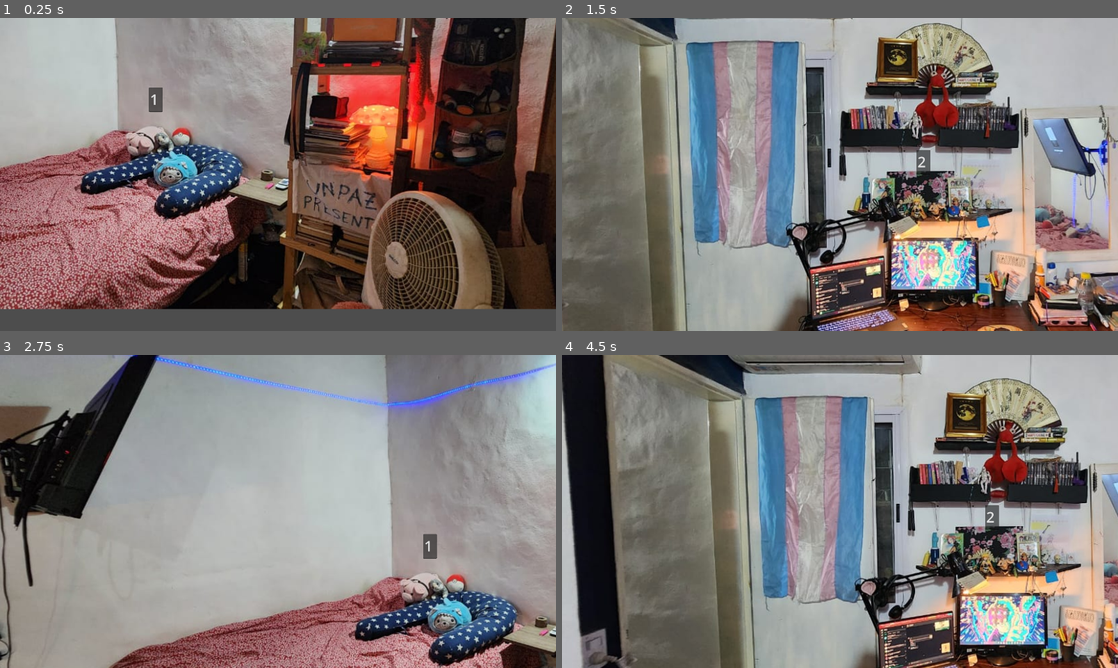
Above: before the commit, frames 1-4 (two rows, left to right).
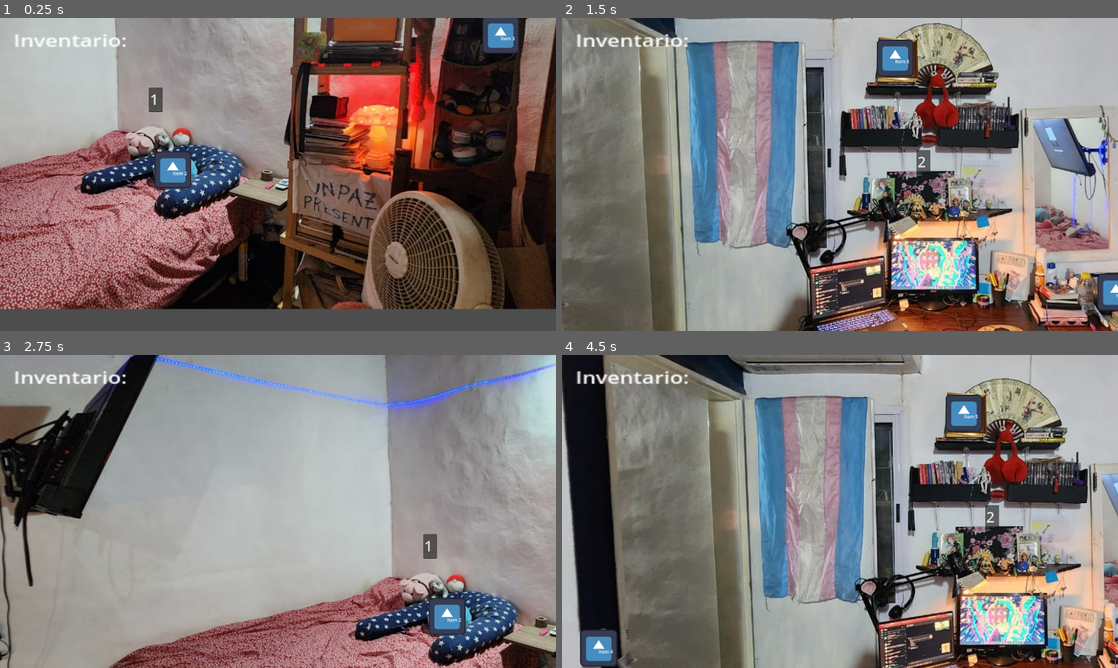
Above: after the commit, the same moments.

Repository: EmilSolV/EL-FAMILIAR
Game: Godot game, scene res://Scenes/main.tscn
Same seed, same stepped clock (60 frames per second), same inputs: the game is played once before the commit and once after it. The project has no main scene, so this scene is started directly. The engine's default icon, where the game draws it, is replaced by a stand-in: a white triangle on a blue panel in a dark square.
Inputs (mouse positions are in pixels of both pictures, inside the frame that each line leads up to):
- Up to frame 1 (0.25 s): no input
- Up to frame 2 (1.5 s): move the mouse to (595, 36) at 0.52 s; hold Right (ui_right) 0.53-1.28 s; click (595, 36) at 0.67 s; move the mouse to (728, 190) at 1.27 s; hold Down (ui_down) from 1.28 s (still down); click (728, 190) at 1.42 s
- Up to frame 3 (2.75 s): move the mouse to (333, 442) at 2.02 s; release Down (ui_down) at 2.03 s; hold Right (ui_right) from 2.03 s (still down); click (333, 442) at 2.17 s
- Up to frame 4 (4.5 s): tap Enter at 2.75, 4.25 s; move the mouse to (812, 574) at 2.77 s; release Right (ui_right) at 2.78 s; hold Up (ui_up) 2.78-3.53 s; click (812, 574) at 2.92 s; tap Space at 3.5 s; move the mouse to (1006, 558) at 3.52 s; hold Left (ui_left) from 3.53 s (still down); click (1006, 558) at 3.67 s; move the mouse to (673, 464) at 4.27 s; click (673, 464) at 4.42 s

The runs differ from the first frame. In frame 1, 1.8% of the frame differs, in the area x 2-94%, y 0-55%; in frame 2, 1.6%; in frame 3, 1.1%; in frame 4, 1.9%, in the area x 2-76%, y 5-100%.

Commit message:
Lógica inicial de inventario

Diff:
--- /dev/null
+++ b/Scenes/Item.tscn
@@ -0,0 +1,21 @@
+[gd_scene load_steps=4 format=3 uid="uid://bboya8r52ilie"]
+
+[ext_resource type="Script" uid="uid://bf7h5myeavyh2" path="res://Scripts/item.gd" id="1_2oiv6"]
+[ext_resource type="Texture2D" uid="uid://byo6xyet6yfy3" path="res://icon.svg" id="1_3r01x"]
+
+[sub_resource type="CapsuleShape2D" id="CapsuleShape2D_2oiv6"]
+radius = 74.0
+height = 168.0
+
+[node name="Item" type="Area2D"]
+script = ExtResource("1_2oiv6")
+
+[node name="CollisionShape2D" type="CollisionShape2D" parent="."]
+shape = SubResource("CapsuleShape2D_2oiv6")
+
+[node name="Sprite2D" type="Sprite2D" parent="."]
+texture = ExtResource("1_3r01x")
+
+[node name="Label" type="Label" parent="."]
+offset_right = 40.0
+offset_bottom = 23.0
--- a/Scenes/Rooms/Room1.tscn
+++ b/Scenes/Rooms/Room1.tscn
@@ -1,7 +1,8 @@
-[gd_scene load_steps=5 format=3 uid="uid://bumejct4rvwl8"]
+[gd_scene load_steps=6 format=3 uid="uid://bumejct4rvwl8"]
 
 [ext_resource type="Script" uid="uid://e2ey6a38uckk" path="res://Scripts/room.gd" id="1_io0gx"]
 [ext_resource type="Texture2D" uid="uid://cdl85cxedke5d" path="res://Assets/Background/1.jpeg" id="2_o25ql"]
+[ext_resource type="PackedScene" uid="uid://bboya8r52ilie" path="res://Scenes/Item.tscn" id="3_f4spw"]
 
 [sub_resource type="Shader" id="Shader_o25ql"]
 code = "// NOTE: Shader automatically converted from Godot Engine 4.4.1.stable's CanvasItemMaterial.
@@ -42,3 +43,17 @@
 size_flags_vertical = 4
 theme_override_font_sizes/font_size = 50
 text = "1"
+
+[node name="Objects" type="Node" parent="."]
+
+[node name="Item1" parent="Objects" instance=ExtResource("3_f4spw")]
+position = Vector2(-389, 1106)
+item_name = "Item 1"
+
+[node name="Item2" parent="Objects" instance=ExtResource("3_f4spw")]
+position = Vector2(1019, 762)
+item_name = "Item 2"
+
+[node name="Item3" parent="Objects" instance=ExtResource("3_f4spw")]
+position = Vector2(2151, 297)
+item_name = "Item 3"
--- a/Scenes/Rooms/Room2.tscn
+++ b/Scenes/Rooms/Room2.tscn
@@ -1,7 +1,8 @@
-[gd_scene load_steps=5 format=3 uid="uid://da46xukg3yr3x"]
+[gd_scene load_steps=6 format=3 uid="uid://da46xukg3yr3x"]
 
 [ext_resource type="Script" uid="uid://e2ey6a38uckk" path="res://Scripts/room.gd" id="1_dy8a8"]
 [ext_resource type="Texture2D" uid="uid://c6grvy1r0ckk8" path="res://Assets/Background/2.jpeg" id="2_xe7ev"]
+[ext_resource type="PackedScene" uid="uid://bboya8r52ilie" path="res://Scenes/Item.tscn" id="3_wwlvj"]
 
 [sub_resource type="Shader" id="Shader_o25ql"]
 code = "// NOTE: Shader automatically converted from Godot Engine 4.4.1.stable's CanvasItemMaterial.
@@ -42,3 +43,17 @@
 size_flags_vertical = 4
 theme_override_font_sizes/font_size = 50
 text = "2"
+
+[node name="Objects" type="Node" parent="."]
+
+[node name="Item1" parent="Objects" instance=ExtResource("3_wwlvj")]
+position = Vector2(-398, 972)
+item_name = "Item 4"
+
+[node name="Item2" parent="Objects" instance=ExtResource("3_wwlvj")]
+position = Vector2(863, 161)
+item_name = "Item 5"
+
+[node name="Item3" parent="Objects" instance=ExtResource("3_wwlvj")]
+position = Vector2(1625, 969)
+item_name = "Item 6"
--- a/Scenes/Rooms/Room3.tscn
+++ b/Scenes/Rooms/Room3.tscn
@@ -1,7 +1,8 @@
-[gd_scene load_steps=5 format=3 uid="uid://gr6osdj7l07i"]
+[gd_scene load_steps=6 format=3 uid="uid://gr6osdj7l07i"]
 
 [ext_resource type="Script" uid="uid://e2ey6a38uckk" path="res://Scripts/room.gd" id="1_gy1rm"]
 [ext_resource type="Texture2D" uid="uid://tuexg6v1x74a" path="res://Assets/Background/3.jpeg" id="2_t722u"]
+[ext_resource type="PackedScene" uid="uid://bboya8r52ilie" path="res://Scenes/Item.tscn" id="3_pt73s"]
 
 [sub_resource type="Shader" id="Shader_pt73s"]
 code = "// NOTE: Shader automatically converted from Godot Engine 4.4.1.stable's CanvasItemMaterial.
@@ -42,3 +43,17 @@
 size_flags_vertical = 4
 theme_override_font_sizes/font_size = 50
 text = "3"
+
+[node name="Objects" type="Node" parent="."]
+
+[node name="Item1" parent="Objects" instance=ExtResource("3_pt73s")]
+position = Vector2(364, 717)
+item_name = "Item 7"
+
+[node name="Item2" parent="Objects" instance=ExtResource("3_pt73s")]
+position = Vector2(1929, 545)
+item_name = "Item 8"
+
+[node name="Item3" parent="Objects" instance=ExtResource("3_pt73s")]
+position = Vector2(1260, 14)
+item_name = "Item 9"
--- a/Scenes/Rooms/Room4.tscn
+++ b/Scenes/Rooms/Room4.tscn
@@ -1,7 +1,8 @@
-[gd_scene load_steps=5 format=3 uid="uid://b3tl64gjocw6c"]
+[gd_scene load_steps=6 format=3 uid="uid://b3tl64gjocw6c"]
 
 [ext_resource type="Script" uid="uid://e2ey6a38uckk" path="res://Scripts/room.gd" id="1_x50d1"]
 [ext_resource type="Texture2D" uid="uid://c0vw0klll67aj" path="res://Assets/Background/4.jpeg" id="2_wrhok"]
+[ext_resource type="PackedScene" uid="uid://bboya8r52ilie" path="res://Scenes/Item.tscn" id="3_tgh4s"]
 
 [sub_resource type="Shader" id="Shader_tgh4s"]
 code = "// NOTE: Shader automatically converted from Godot Engine 4.4.1.stable's CanvasItemMaterial.
@@ -43,3 +44,17 @@
 size_flags_vertical = 4
 theme_override_font_sizes/font_size = 50
 text = "4"
+
+[node name="Objects" type="Node" parent="."]
+
+[node name="Item1" parent="Objects" instance=ExtResource("3_tgh4s")]
+position = Vector2(217, 1265)
+item_name = "Item 10"
+
+[node name="Item2" parent="Objects" instance=ExtResource("3_tgh4s")]
+position = Vector2(962, 791)
+item_name = "Item 11"
+
+[node name="Item3" parent="Objects" instance=ExtResource("3_tgh4s")]
+position = Vector2(2657, 819)
+item_name = "Item 12"
--- a/Scenes/Rooms/Room5.tscn
+++ b/Scenes/Rooms/Room5.tscn
@@ -1,7 +1,8 @@
-[gd_scene load_steps=5 format=3 uid="uid://bky8alfx2ucl2"]
+[gd_scene load_steps=6 format=3 uid="uid://bky8alfx2ucl2"]
 
 [ext_resource type="Script" uid="uid://e2ey6a38uckk" path="res://Scripts/room.gd" id="1_ojurl"]
 [ext_resource type="Texture2D" uid="uid://8l82ebqevoye" path="res://Assets/Background/5.jpeg" id="2_p3txt"]
+[ext_resource type="PackedScene" uid="uid://bboya8r52ilie" path="res://Scenes/Item.tscn" id="3_26eai"]
 
 [sub_resource type="Shader" id="Shader_26eai"]
 code = "// NOTE: Shader automatically converted from Godot Engine 4.4.1.stable's CanvasItemMaterial.
@@ -40,3 +41,17 @@
 size_flags_vertical = 4
 theme_override_font_sizes/font_size = 50
 text = "5"
+
+[node name="Objects" type="Node" parent="."]
+
+[node name="Item1" parent="Objects" instance=ExtResource("3_26eai")]
+position = Vector2(638, 1232)
+item_name = "Item 13"
+
+[node name="Item2" parent="Objects" instance=ExtResource("3_26eai")]
+position = Vector2(-398, 1003)
+item_name = "Item 14"
+
+[node name="Item3" parent="Objects" instance=ExtResource("3_26eai")]
+position = Vector2(2484, 1063)
+item_name = "Item 15"
--- a/Scenes/main.tscn
+++ b/Scenes/main.tscn
@@ -14,6 +14,16 @@
 [node name="Camera2D" type="Camera2D" parent="."]
 position = Vector2(962, 542)
 
+[node name="CanvasLayer" type="CanvasLayer" parent="Camera2D"]
+
+[node name="InventoryLabel" type="Label" parent="Camera2D/CanvasLayer"]
+offset_left = 47.0
+offset_top = 35.0001
+offset_right = 87.0
+offset_bottom = 58.0001
+scale = Vector2(4.65176, 3.58151)
+text = "Inventario:"
+
 [node name="CenterArea2D" type="Area2D" parent="."]
 
 [node name="CollisionShape2D" type="CollisionShape2D" parent="CenterArea2D"]
--- /dev/null
+++ b/Scripts/inventory.gd
@@ -0,0 +1,10 @@
+extends Node
+
+var items := []
+
+func add_item(item_name: String) -> void:
+	if not item_name in Inventory.items:
+		Inventory.items.append(item_name)
+
+func get_items() -> Array:
+	return items
--- /dev/null
+++ b/Scripts/item.gd
@@ -0,0 +1,17 @@
+extends Area2D
+
+@export var item_name := "Objeto misterioso"
+@onready var label := $Label
+
+func _ready():
+	if item_name in Inventory.items:
+		queue_free()
+		return
+
+	label.text = item_name
+	connect("input_event", Callable(self, "_on_input_event"))
+
+func _on_input_event(viewport, event, shape_idx):
+	if event is InputEventMouseButton and event.pressed:
+		Inventory.add_item(item_name)
+		queue_free()
--- a/Scripts/main.gd
+++ b/Scripts/main.gd
@@ -3,10 +3,12 @@
 @onready var room_holder = $RoomHolder
 @onready var camera = $Camera2D
 @onready var center_area_2d: Area2D = $CenterArea2D
+@onready var inventory_label: Label = $Camera2D/CanvasLayer/InventoryLabel
 
 @export var initialRoom: PackedScene
 @export var camera_limit_position := Vector2(435, 400)
 @export var camera_limit_size := Vector2(2950, 1300)
+
 
 var current_room: Node2D = null
 var camera_limits := Rect2(camera_limit_position, camera_limit_size)
@@ -21,6 +23,10 @@
 func _process(delta):
 	_update_camera_position(delta)
 	_clamp_camera_within_limits()
+
+	# momentaneo para probar el inventario
+	var items = Inventory.get_items()
+	inventory_label.text = "Inventario:\n" + "\n".join(items)
 
 func _input(event):
 	if event.is_action_pressed("ui_up"):
@@ -45,6 +51,7 @@
 		var mouse_offset = get_viewport().get_mouse_position() - get_viewport().size / 2.0
 		camera.position += mouse_offset * camera_speed
 	else:
+		# lleva la cámara al centro. Se podría deshabilitar con la locura
 		var center = get_viewport().size / 2.0
 		camera.position = camera.position.lerp(center, delta * camera_return_speed)
 
--- a/project.godot
+++ b/project.godot
@@ -14,6 +14,10 @@
 config/features=PackedStringArray("4.4", "Forward Plus")
 config/icon="res://icon.svg"
 
+[autoload]
+
+Inventory="*res://Scripts/inventory.gd"
+
 [display]
 
 window/size/viewport_width=1920
Not shown, added: Scripts/inventory.gd.uid
Not shown, added: Scripts/item.gd.uid
